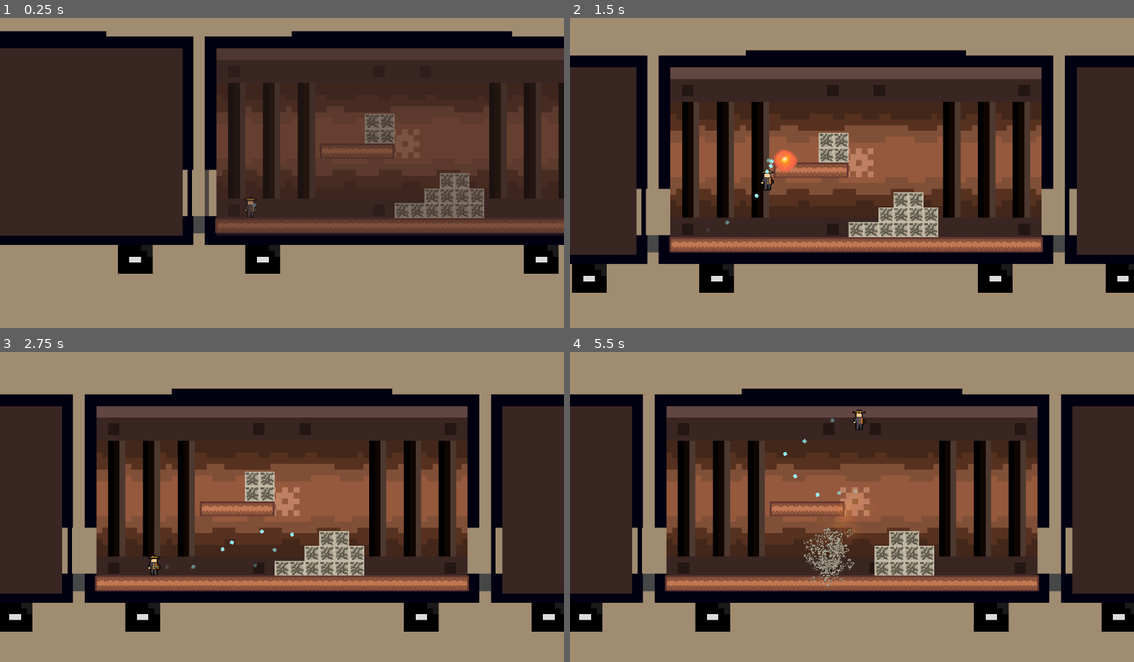
Above: before the commit, frames 1-4 (two rows, left to right).
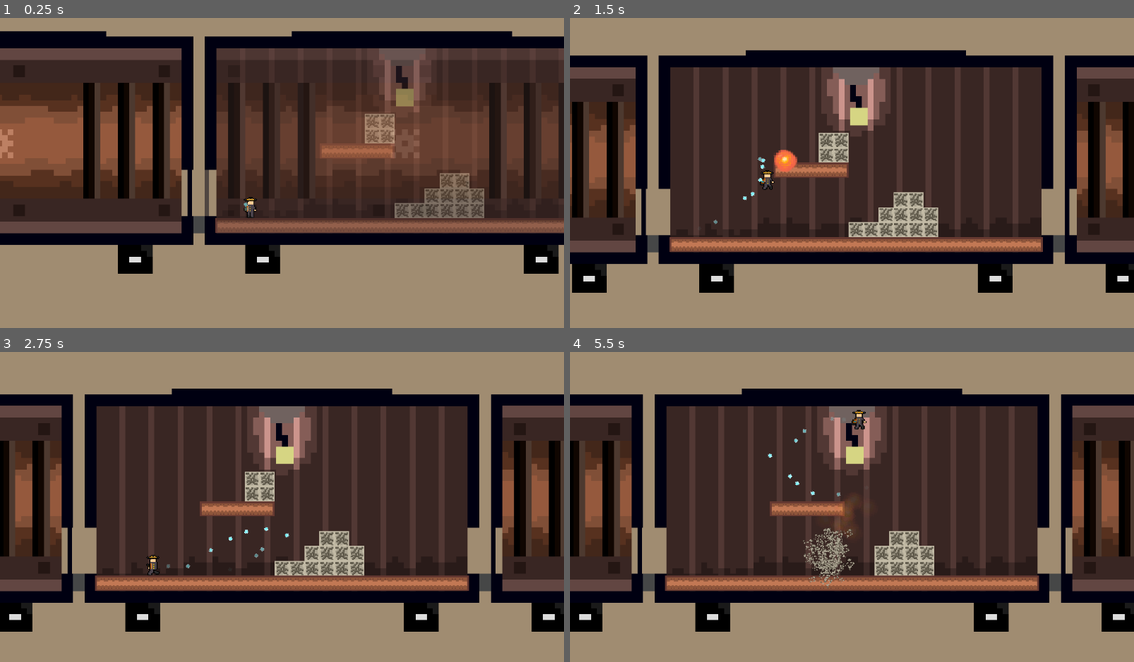
Above: after the commit, the same moments.

Repository: jordanbrotherton/GearDeRail
Game: Godot game, scene res://main.tscn
Two runs of this game, one before a commit and one after it. Both use one fixed random seed, a clock stepped at 60 frames per second and the inputs below.
Inputs:
- Up to frame 1 (0.25 s): no input
- Up to frame 2 (1.5 s): hold Right (ui_right) from 0.53 s (still down); tap Space (jump) at 0.6, 0.77, 1.07 s; tap X (bomb) at 1.35 s
- Up to frame 3 (2.75 s): tap Space (jump) at 1.52, 1.55, 1.82, 2.1 s; release Right (ui_right) at 2.03 s; hold Left (ui_left) from 2.03 s (still down)
- Up to frame 4 (5.5 s): release Left (ui_left) at 2.78 s; hold Right (ui_right) 2.78-4.28 s; tap X (bomb) at 2.85, 4.35 s; tap Space (jump) at 3.02, 3.05, 3.32, 3.6, 3.77, 4.07, 4.52, 4.55, 4.82, 5.1 s; hold Left (ui_left) 4.28-5.03 s; hold Right (ui_right) from 5.03 s (still down)

The runs differ from the first frame. In frame 1, 15% of the frame differs, in the area x 0-100%, y 9-71%; in frame 2, 29%, in the area x 0-100%, y 15-77%; in frame 3, 28%; in frame 4, 29%.

Commit message:
feat: add animations and update car

Diff:
--- a/entities/player/anim/left.tres
+++ b/entities/player/anim/left.tres
@@ -1,12 +1,83 @@
 [gd_resource type="SpriteFrames" format=3 uid="uid://chp55qvigm55c"]
 
-[ext_resource type="Texture2D" uid="uid://c2a86s6ak1s10" path="res://entities/player/sprites/Protag_Still.png" id="1_cwske"]
+[ext_resource type="Texture2D" uid="uid://bj35bp3dac2ry" path="res://entities/player/sprites/protag_jump_R_1.png" id="1_p5d33"]
+[ext_resource type="Texture2D" uid="uid://ci2ny5py45jjj" path="res://entities/player/sprites/Protag_Death_R_1.png" id="1_xbl2a"]
+[ext_resource type="Texture2D" uid="uid://4n1irs4las4v" path="res://entities/player/sprites/protag_jump_R_2.png" id="2_7yi1f"]
+[ext_resource type="Texture2D" uid="uid://bnap04fhsvdnq" path="res://entities/player/sprites/Protag_Death_R_2.png" id="2_psl0s"]
+[ext_resource type="Texture2D" uid="uid://b46ryyx6phi7c" path="res://entities/player/sprites/Protag_Death_R_3.png" id="3_h3gfk"]
+[ext_resource type="Texture2D" uid="uid://bsldyt6tcn6ct" path="res://entities/player/sprites/protag_jump_R_3.png" id="3_ki4fr"]
+[ext_resource type="Texture2D" uid="uid://qoybukjwxrmp" path="res://entities/player/sprites/Protag_Death_R_4.png" id="4_0mjrk"]
+[ext_resource type="Texture2D" uid="uid://cclhl5k24or7k" path="res://entities/player/sprites/protag_run_R_1.png" id="4_6jc0q"]
+[ext_resource type="Texture2D" uid="uid://b0pske240m2em" path="res://entities/player/sprites/protag_run_R_2.png" id="5_70nq5"]
+[ext_resource type="Texture2D" uid="uid://lp2br1oi44ux" path="res://entities/player/sprites/Protag_Death_R_5.png" id="5_ob1hc"]
+[ext_resource type="Texture2D" uid="uid://cxbgjb2o0ldu8" path="res://entities/player/sprites/protag_run_R_3.png" id="6_hsmg5"]
+[ext_resource type="Texture2D" uid="uid://dl7mep6hymjo6" path="res://entities/player/sprites/Protag_Death_R_6.png" id="6_umigy"]
+[ext_resource type="Texture2D" uid="uid://bqaybccws0fdl" path="res://entities/player/sprites/Protag_Death_R_7.png" id="7_c3jsp"]
+[ext_resource type="Texture2D" uid="uid://bymfnx22cid5p" path="res://entities/player/sprites/protag_run_R_4.png" id="7_ctuly"]
+[ext_resource type="Texture2D" uid="uid://cxwd8b0hppij4" path="res://entities/player/sprites/Protag_Still_R.png" id="15_xbl2a"]
 
 [resource]
 animations = [{
 "frames": [{
 "duration": 1.0,
-"texture": ExtResource("1_cwske")
+"texture": ExtResource("1_xbl2a")
+}, {
+"duration": 1.0,
+"texture": ExtResource("2_psl0s")
+}, {
+"duration": 1.0,
+"texture": ExtResource("3_h3gfk")
+}, {
+"duration": 1.0,
+"texture": ExtResource("4_0mjrk")
+}, {
+"duration": 1.0,
+"texture": ExtResource("5_ob1hc")
+}, {
+"duration": 1.0,
+"texture": ExtResource("6_umigy")
+}, {
+"duration": 1.0,
+"texture": ExtResource("7_c3jsp")
+}],
+"loop": false,
+"name": &"death",
+"speed": 7.0
+}, {
+"frames": [{
+"duration": 1.0,
+"texture": ExtResource("1_p5d33")
+}, {
+"duration": 1.0,
+"texture": ExtResource("2_7yi1f")
+}, {
+"duration": 1.0,
+"texture": ExtResource("3_ki4fr")
+}],
+"loop": true,
+"name": &"jump",
+"speed": 7.0
+}, {
+"frames": [{
+"duration": 1.0,
+"texture": ExtResource("4_6jc0q")
+}, {
+"duration": 1.0,
+"texture": ExtResource("5_70nq5")
+}, {
+"duration": 1.0,
+"texture": ExtResource("6_hsmg5")
+}, {
+"duration": 1.0,
+"texture": ExtResource("7_ctuly")
+}],
+"loop": true,
+"name": &"run",
+"speed": 7.0
+}, {
+"frames": [{
+"duration": 1.0,
+"texture": ExtResource("15_xbl2a")
 }],
 "loop": true,
 "name": &"still",
--- a/entities/player/anim/right.tres
+++ b/entities/player/anim/right.tres
@@ -1,9 +1,80 @@
 [gd_resource type="SpriteFrames" format=3 uid="uid://c0u87aifa887s"]
 
+[ext_resource type="Texture2D" uid="uid://cmdbhooahi8ci" path="res://entities/player/sprites/protag_run_1.png" id="1_4v4m1"]
 [ext_resource type="Texture2D" uid="uid://cxwd8b0hppij4" path="res://entities/player/sprites/Protag_Still_R.png" id="1_db82b"]
+[ext_resource type="Texture2D" uid="uid://vs2lcmix8k2u" path="res://entities/player/sprites/protag_death_1.png" id="1_wxopl"]
+[ext_resource type="Texture2D" uid="uid://d18jrl7mnrgr8" path="res://entities/player/sprites/protag_run_2.png" id="2_g2x1d"]
+[ext_resource type="Texture2D" uid="uid://bpg3sv4oskvxm" path="res://entities/player/sprites/protag_death_2.png" id="2_xjbln"]
+[ext_resource type="Texture2D" uid="uid://d2yslpxhaqld1" path="res://entities/player/sprites/protag_death_3.png" id="3_3myre"]
+[ext_resource type="Texture2D" uid="uid://sweyrdvg6b4" path="res://entities/player/sprites/protag_run_3.png" id="3_f8av7"]
+[ext_resource type="Texture2D" uid="uid://citf8ntolobhn" path="res://entities/player/sprites/protag_run_4.png" id="4_cy4ev"]
+[ext_resource type="Texture2D" uid="uid://cvpx5dcc26uxw" path="res://entities/player/sprites/protag_death_4.png" id="4_kq730"]
+[ext_resource type="Texture2D" uid="uid://djd2ehrxwpeyl" path="res://entities/player/sprites/protag_death_5.png" id="5_yy8jy"]
+[ext_resource type="Texture2D" uid="uid://bqq7rulsswytl" path="res://entities/player/sprites/protag_death_6.png" id="6_i8yyl"]
+[ext_resource type="Texture2D" uid="uid://dsrsxxyxg7s5v" path="res://entities/player/sprites/protag_death_7.png" id="7_6ktxn"]
+[ext_resource type="Texture2D" uid="uid://xsbxcccul8if" path="res://entities/player/sprites/protag_jump_1.png" id="8_q6ayy"]
+[ext_resource type="Texture2D" uid="uid://dgu7vl1psgdog" path="res://entities/player/sprites/protag_jump_2.png" id="9_fllp3"]
+[ext_resource type="Texture2D" uid="uid://23i6ubpqvhkc" path="res://entities/player/sprites/protag_jump_3.png" id="10_v5bj3"]
 
 [resource]
 animations = [{
+"frames": [{
+"duration": 1.0,
+"texture": ExtResource("1_wxopl")
+}, {
+"duration": 1.0,
+"texture": ExtResource("2_xjbln")
+}, {
+"duration": 1.0,
+"texture": ExtResource("3_3myre")
+}, {
+"duration": 1.0,
+"texture": ExtResource("4_kq730")
+}, {
+"duration": 1.0,
+"texture": ExtResource("5_yy8jy")
+}, {
+"duration": 1.0,
+"texture": ExtResource("6_i8yyl")
+}, {
+"duration": 1.0,
+"texture": ExtResource("7_6ktxn")
+}],
+"loop": false,
+"name": &"death",
+"speed": 7.0
+}, {
+"frames": [{
+"duration": 1.0,
+"texture": ExtResource("8_q6ayy")
+}, {
+"duration": 1.0,
+"texture": ExtResource("9_fllp3")
+}, {
+"duration": 1.0,
+"texture": ExtResource("10_v5bj3")
+}],
+"loop": true,
+"name": &"jump",
+"speed": 7.0
+}, {
+"frames": [{
+"duration": 1.0,
+"texture": ExtResource("1_4v4m1")
+}, {
+"duration": 1.0,
+"texture": ExtResource("2_g2x1d")
+}, {
+"duration": 1.0,
+"texture": ExtResource("3_f8av7")
+}, {
+"duration": 1.0,
+"texture": ExtResource("4_cy4ev")
+}],
+"loop": true,
+"name": &"run",
+"speed": 7.0
+}, {
 "frames": [{
 "duration": 1.0,
 "texture": ExtResource("1_db82b")
--- a/entities/player/player.gd
+++ b/entities/player/player.gd
@@ -5,9 +5,11 @@
 	STILL,
 	MOVING,
 	BOMB,
-	SOMETHING,
+	JUMP,
 	DEAD
 }
+
+signal state_change(state: states)
 
 @export var player_skin: Node2D
 @export var bomb: PackedScene
@@ -19,6 +21,8 @@
 
 var is_jumped: bool = false
 var is_right: bool = false
+
+var is_dead: bool = false
 
 func _physics_process(delta: float) -> void:
 	# Add the gravity.
@@ -51,6 +55,8 @@
 		get_parent().add_child(n)
 		n.set_speed(is_right)
 
+	update_state()
+
 	var was_right = is_right
 	if velocity.x > 0: is_right = true
 	elif velocity.x < 0: is_right = false
@@ -60,3 +66,18 @@
 
 
 	move_and_slide()
+
+func update_state():
+	var current = state
+	if abs(velocity.x) > 0:
+		state = states.MOVING
+	else: state = states.STILL
+
+	if !is_on_floor():
+		state = states.JUMP
+
+	if is_dead:
+		state = states.DEAD
+
+	if current != state:
+		state_change.emit(state)
--- a/entities/player/player.tscn
+++ b/entities/player/player.tscn
@@ -24,7 +24,8 @@
 [node name="PlayerSkin" parent="." unique_id=1084475956 instance=ExtResource("2_abrql")]
 
 [node name="CPUParticles2D" type="CPUParticles2D" parent="." unique_id=1229160439]
-position = Vector2(3.72129, 2.6580644)
+position = Vector2(-5.3161283, 1.5948386)
+amount = 10
 texture = ExtResource("3_sglur")
 randomness = 1.0
 emission_shape = 1
@@ -37,3 +38,5 @@
 color_ramp = SubResource("Gradient_sglur")
 hue_variation_min = -1.0
 hue_variation_max = 1.0
+
+[connection signal="state_change" from="." to="PlayerSkin" method="on_state_change"]
--- a/entities/player/player_skin.gd
+++ b/entities/player/player_skin.gd
@@ -13,7 +13,20 @@
 	match state:
 		Player.states.STILL:
 			sprite.animation = "still"
+			sprite.play()
+		Player.states.MOVING:
+			sprite.animation = "run"
+			sprite.play()
+		Player.states.DEAD:
+			sprite.animation = "death"
+			sprite.play()
+		Player.states.JUMP:
+			sprite.animation = "jump"
+			sprite.play()
+
 
 ## Swaps the player's animations to the other direction.
 func swap_side(side: bool):
+	print('a')
 	sprite.sprite_frames = anim[int(side)]
+	sprite.play()
--- a/entities/player/player_skin.tscn
+++ b/entities/player/player_skin.tscn
@@ -3,18 +3,6 @@
 [ext_resource type="Script" uid="uid://brjohsaqdft1w" path="res://entities/player/player_skin.gd" id="1_tur3g"]
 [ext_resource type="SpriteFrames" uid="uid://c0u87aifa887s" path="res://entities/player/anim/right.tres" id="2_b85me"]
 [ext_resource type="SpriteFrames" uid="uid://chp55qvigm55c" path="res://entities/player/anim/left.tres" id="2_l61hm"]
-
-[sub_resource type="Animation" id="Animation_b85me"]
-resource_name = "still"
-
-[sub_resource type="AnimationLibrary" id="AnimationLibrary_l61hm"]
-_data = {
-&"still": SubResource("Animation_b85me")
-}
-
-[sub_resource type="AnimationRootNode" id="AnimationRootNode_tur3g"]
-
-[sub_resource type="AnimationRootNode" id="AnimationRootNode_b85me"]
 
 [node name="PlayerSkin" type="Node2D" unique_id=1084475956 node_paths=PackedStringArray("sprite")]
 script = ExtResource("1_tur3g")
@@ -22,19 +10,5 @@
 anim = Array[SpriteFrames]([ExtResource("2_l61hm"), ExtResource("2_b85me")])
 
 [node name="AnimatedSprite2D" type="AnimatedSprite2D" parent="." unique_id=2012692706]
-scale = Vector2(-1, 1)
 sprite_frames = ExtResource("2_b85me")
 animation = &"still"
-
-[node name="AnimationPlayer" type="AnimationPlayer" parent="AnimatedSprite2D" unique_id=1660852616]
-libraries/ = SubResource("AnimationLibrary_l61hm")
-
-[node name="LAnimationTree" type="AnimationTree" parent="." unique_id=1174788757]
-root_node = NodePath("../AnimatedSprite2D")
-tree_root = SubResource("AnimationRootNode_tur3g")
-anim_player = NodePath("../AnimatedSprite2D/AnimationPlayer")
-
-[node name="RAnimationTree" type="AnimationTree" parent="." unique_id=9714658]
-root_node = NodePath("../AnimatedSprite2D")
-tree_root = SubResource("AnimationRootNode_b85me")
-anim_player = NodePath("../AnimatedSprite2D/AnimationPlayer")
--- a/entities/train_car/train_car.gd
+++ b/entities/train_car/train_car.gd
@@ -8,7 +8,7 @@
 
 @export var area: Area2D
 
-@export var foreground: ColorRect
+@export var foreground: CanvasItem
 @export var color: Color
 
 @export var level_node: Node2D
@@ -25,7 +25,7 @@
 ## This should be when the car is currently active and focused on the camera.
 func focus() -> void:
 	var t = create_tween()
-	t.tween_property(foreground, "color", Color(color, 0), 0.5)
+	t.tween_property(foreground, "modulate:a", 0, 0.5)
 	door_r.unfocus()
 	door_l.unfocus()
 	area.set_deferred("monitoring", true)
@@ -33,7 +33,7 @@
 ## Called when the car is off to the side and is purely a prop.
 func unfocus() -> void:
 	var t = create_tween()
-	t.tween_property(foreground, "color", color, 0.5)
+	t.tween_property(foreground, "modulate:a", 1, 0.5)
 	for child in level_node.get_children():
 		level_node.remove_child(child)
 		child.queue_free()
--- a/entities/train_car/train_car.tscn
+++ b/entities/train_car/train_car.tscn
@@ -3,6 +3,7 @@
 [ext_resource type="Texture2D" uid="uid://cd3wulhqurbec" path="res://level/bg.png" id="1_lld3l"]
 [ext_resource type="Script" uid="uid://0368qaqvbntg" path="res://entities/train_car/train_car.gd" id="2_onlp1"]
 [ext_resource type="Script" uid="uid://cf0thh0gscwcv" path="res://entities/train_car/door.gd" id="3_b54ri"]
+[ext_resource type="Texture2D" uid="uid://8do2pmqgynyw" path="res://entities/train_car/train_front.png" id="4_fkcyj"]
 
 [sub_resource type="RectangleShape2D" id="RectangleShape2D_onlp1"]
 size = Vector2(0.7594948, 8.35443)
@@ -17,7 +18,7 @@
 door_l = NodePath("Door_L")
 door_r = NodePath("Door_R")
 area = NodePath("Area2D")
-foreground = NodePath("ColorRect2")
+foreground = NodePath("Sprite2D")
 color = Color(0.22352941, 0.14901961, 0.13725491, 1)
 level_node = NodePath("Node2D")
 
@@ -57,20 +58,14 @@
 [node name="StaticBody2D" type="StaticBody2D" parent="." unique_id=341749029]
 
 [node name="CollisionPolygon2D" type="CollisionPolygon2D" parent="StaticBody2D" unique_id=786701690]
+visible = false
 polygon = PackedVector2Array(33.92405, 2.869198, 34.00844, -19.999998, -33.92405, -19.915611, -33.92405, 3.0379746, -31.98312, 3.0379746, -32.06751, -17.974682, 32.06751, -17.805906, 31.898733, 2.9535863)
 
 [node name="CollisionPolygon2D2" type="CollisionPolygon2D" parent="StaticBody2D" unique_id=521699636]
+visible = false
 polygon = PackedVector2Array(31.98312, 11.392405, 35.021095, 10.886075, 35.021095, 14.008438, 33.92405, 14.008438, 33.83966, 16.118143, -33.92405, 16.033754, -33.755272, 13.92405, -34.936707, 14.092826, -34.936707, 11.223628, -31.98312, 11.13924, -31.898733, 13.92405, 32.06751, 14.008438)
 
 [node name="Node2D" type="Node2D" parent="." unique_id=539872868]
-
-[node name="ColorRect2" type="ColorRect" parent="." unique_id=432993996]
-z_index = 1
-offset_left = -31.940502
-offset_top = -18.211391
-offset_right = 32.194508
-offset_bottom = 14.193668
-color = Color(0.22352941, 0.14901961, 0.13725491, 1)
 
 [node name="Area2D" type="Area2D" parent="." unique_id=1442847146]
 monitoring = false
@@ -80,4 +75,8 @@
 shape = SubResource("RectangleShape2D_b54ri")
 debug_color = Color(0.2476202, 0.9078648, 0, 0.41960785)
 
+[node name="Sprite2D" type="Sprite2D" parent="." unique_id=643395689]
+position = Vector2(0, -2.0253167)
+texture = ExtResource("4_fkcyj")
+
 [connection signal="body_entered" from="Area2D" to="." method="_on_area_hit"]
Not shown, added: VT323-Regular.ttf.import
Not shown, added: entities/player/sprites/Protag_Death_R_1.png.import
Not shown, added: entities/player/sprites/Protag_Death_R_2.png.import
Not shown, added: entities/player/sprites/Protag_Death_R_3.png.import
Not shown, added: entities/player/sprites/Protag_Death_R_4.png.import
Not shown, added: entities/player/sprites/Protag_Death_R_5.png.import
Not shown, added: entities/player/sprites/Protag_Death_R_6.png.import
Not shown, added: entities/player/sprites/Protag_Death_R_7.png.import
Not shown, changed: entities/player/sprites/protag_death_1.png.import
Not shown, changed: entities/player/sprites/protag_death_2.png.import
Not shown, changed: entities/player/sprites/protag_death_3.png.import
Not shown, changed: entities/player/sprites/protag_death_4.png.import
(and 20 more such lines)
